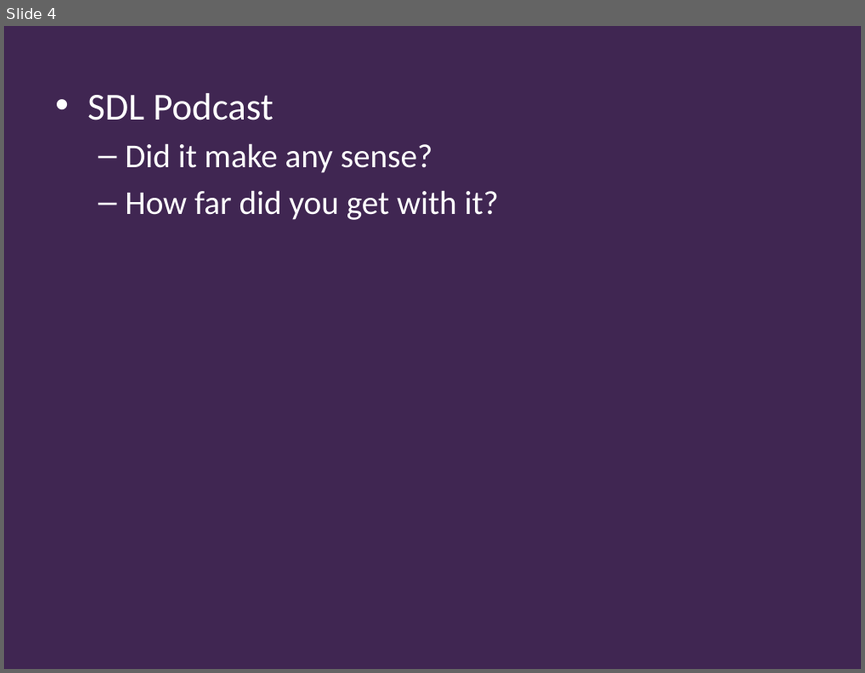
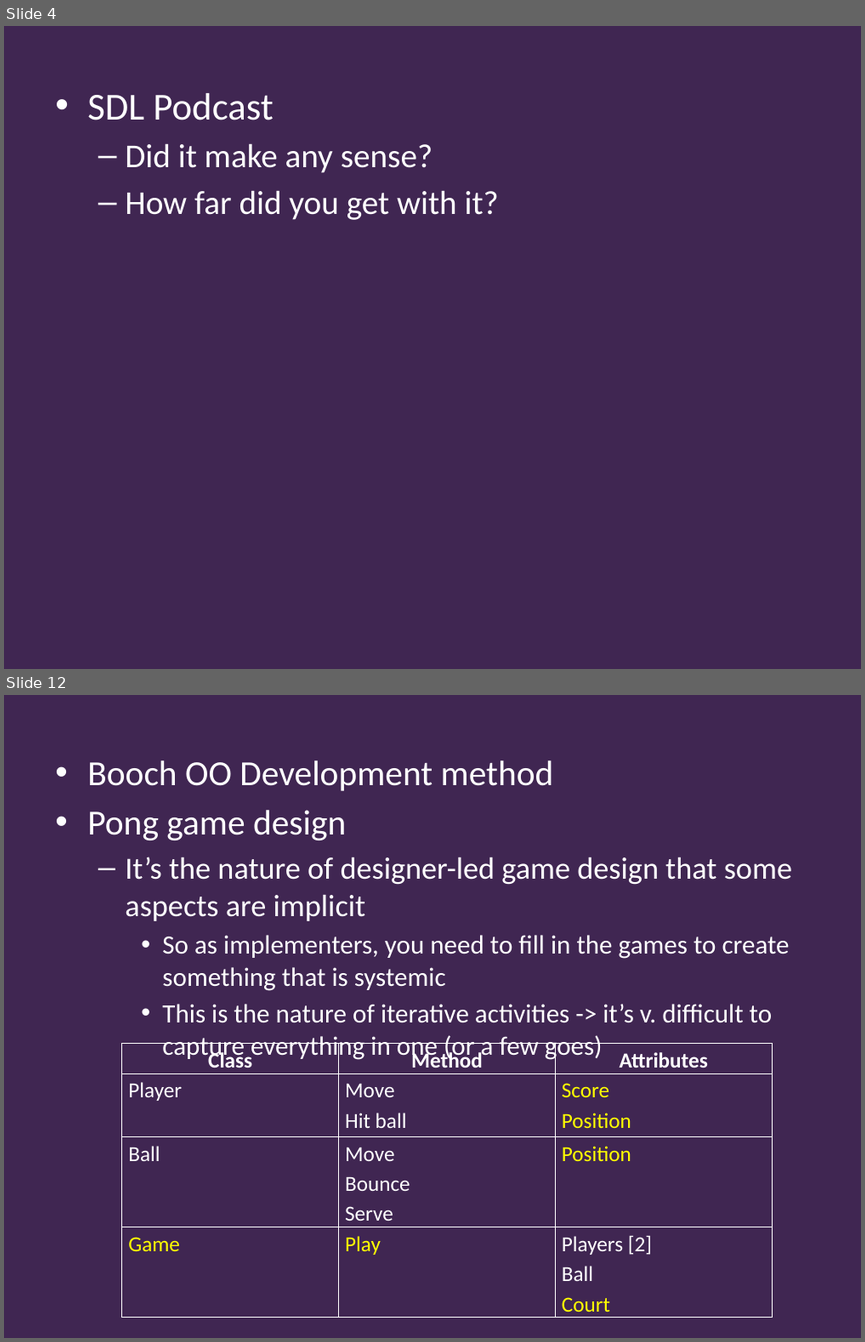
Before and after one commit to Falmouth-Games-Academy/ba-course-materials, a slide deck: GAM340/05/programming/2019-20-GAM340-05-programming-workshop.pptx. Shown one above the other, each under a label of ours: slide 4 before the commit, slides 4 and 12 after it; the slides between them are not shown. The pictures are 865x673 and 865x1342 pixels, drawn with LibreOffice and Linux fonts; fonts in the diff are those of the drawing; background and template pictures are left out. Boxes give left, top, right and bottom in pixels: in the first picture for what was removed or moved away, otherwise in the second. Text is boxed around its words. In the diff, an @@ line names an element or a change of style, - is before the commit and + after.

Commit message:
GA<340W5-pong WiP

```diff
--- a/GAM340/05/programming/2019-20-GAM340-05-programming-workshop.pptx
+++ b/GAM340/05/programming/2019-20-GAM340-05-programming-workshop.pptx
@@ slide 12 added at (4, 695, 861, 1338), background #402652 @@
@@ text added at (87, 760, 792, 1061), 22.2 pt, text #FFFFFF @@
+• Booch OO Development method
+• Pong game design
+  – It’s the nature of designer-led game design that some aspects are implicit
+    • So as implementers, you need to fill in the games to create something that is systemic
+    • This is the nature of iterative activities -> it’s v. difficult to capture everything in one (or a few goes)
@@ table added at (122, 1043, 772, 1315), 4 rows, 3 columns @@
+Class | Method | Attributes
+Player | Move / Hit ball | Score / Position
+Ball | Move / Bounce / Serve | Position
+Game | Play | Players [2] / Ball / Court
```
Also in this commit, not shown: 2 slides changed, 12 other slides added, 18 other files.
